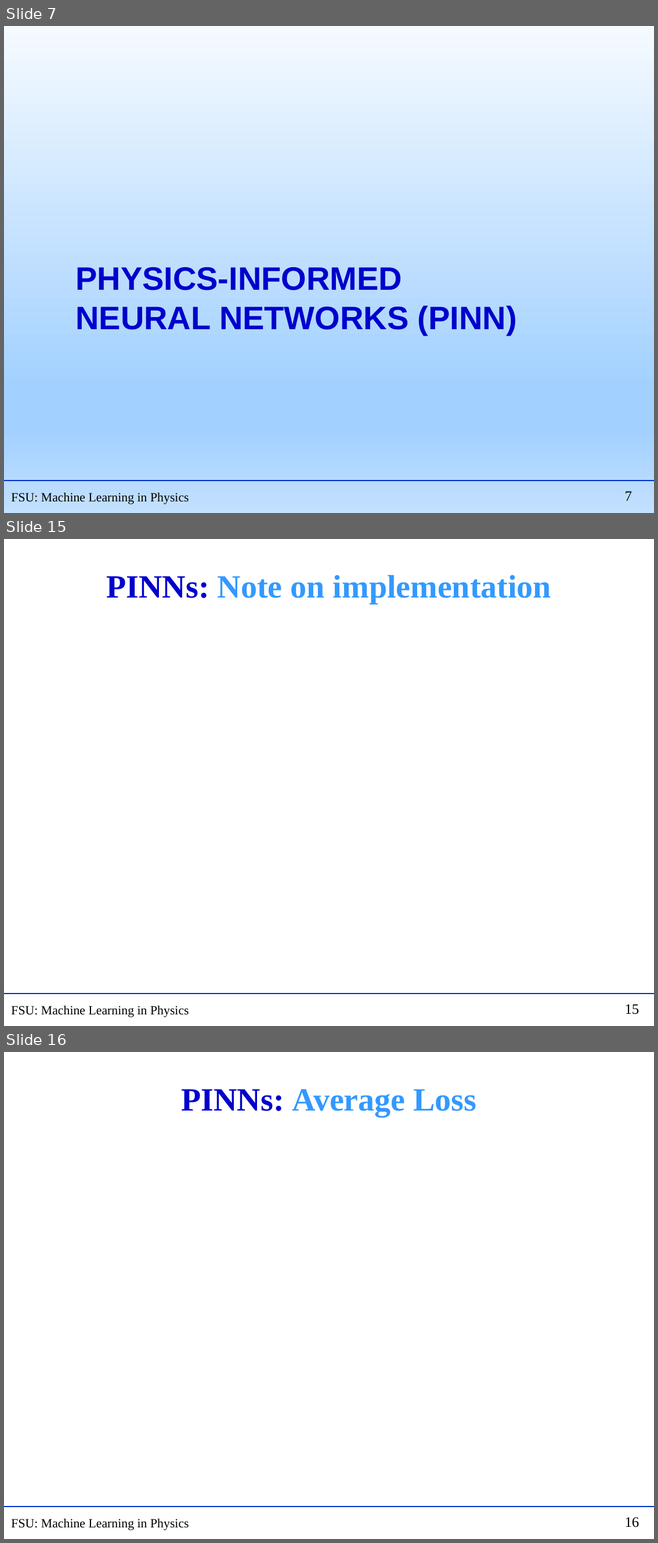
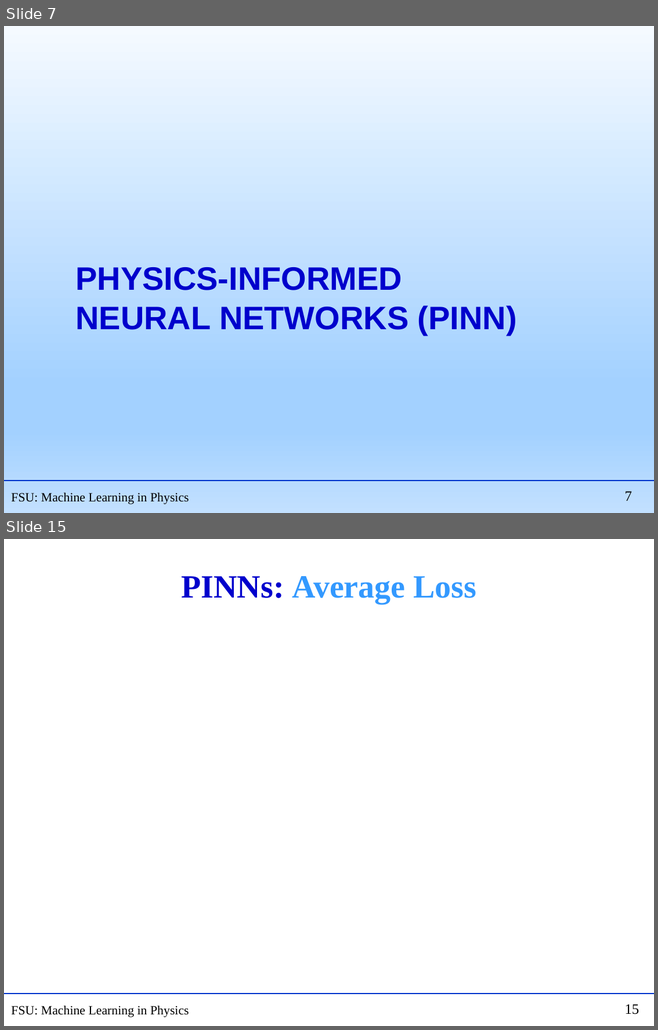
Before and after one commit to hbprosper/mlinphysics, a slide deck: Lectures/03.PINN/Lecture_PINN.pptx. Shown one above the other, each under a label of ours: slides 7, 15 and 16 before the commit, slides 7 and 15 after it; the slides between them are not shown. The pictures are 658x1543 and 658x1030 pixels, drawn with LibreOffice and Linux fonts; fonts in the diff are those of the drawing; grey boxes stand for pictures. Boxes give left, top, right and bottom in pixels: in the first picture for what was removed or moved away, otherwise in the second. Text is boxed around its words. In the diff, an @@ line names an element or a change of style, - is before the commit and + after.

```diff
--- a/Lectures/03.PINN/Lecture_PINN.pptx
+++ b/Lectures/03.PINN/Lecture_PINN.pptx
@@ slide 15 removed at (4, 539, 654, 1026), background #FFFFFF; not listed: 3 template elements that a slide beside it also shows @@
@@ title removed at (107, 575, 551, 604) @@
-PINNs: Note on implementation
@@ what was slide 16 is now slide 15 @@
@@ page number at (625, 1004, 639, 1015): text changed @@
-16
+15
```
Also in this commit, not shown: 7 slides changed, 1 slide added, 3 other slides removed, 14 other files.
